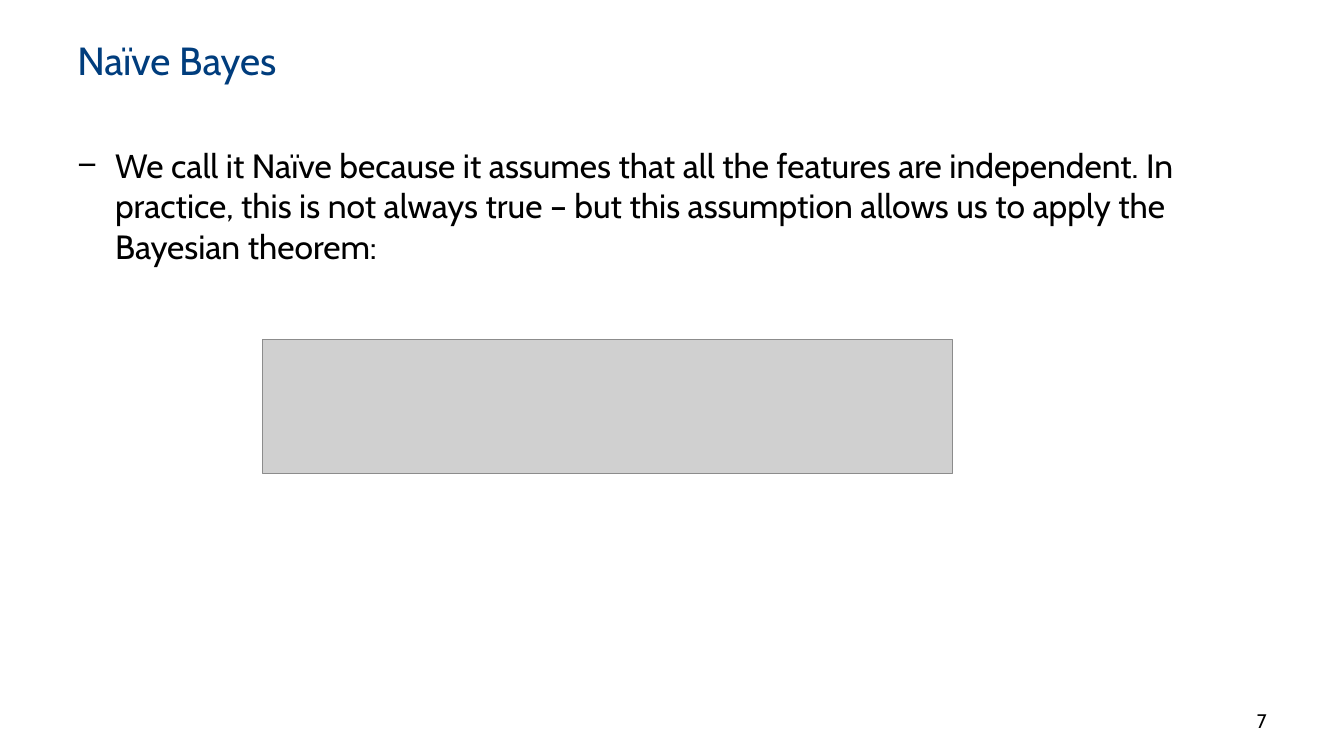
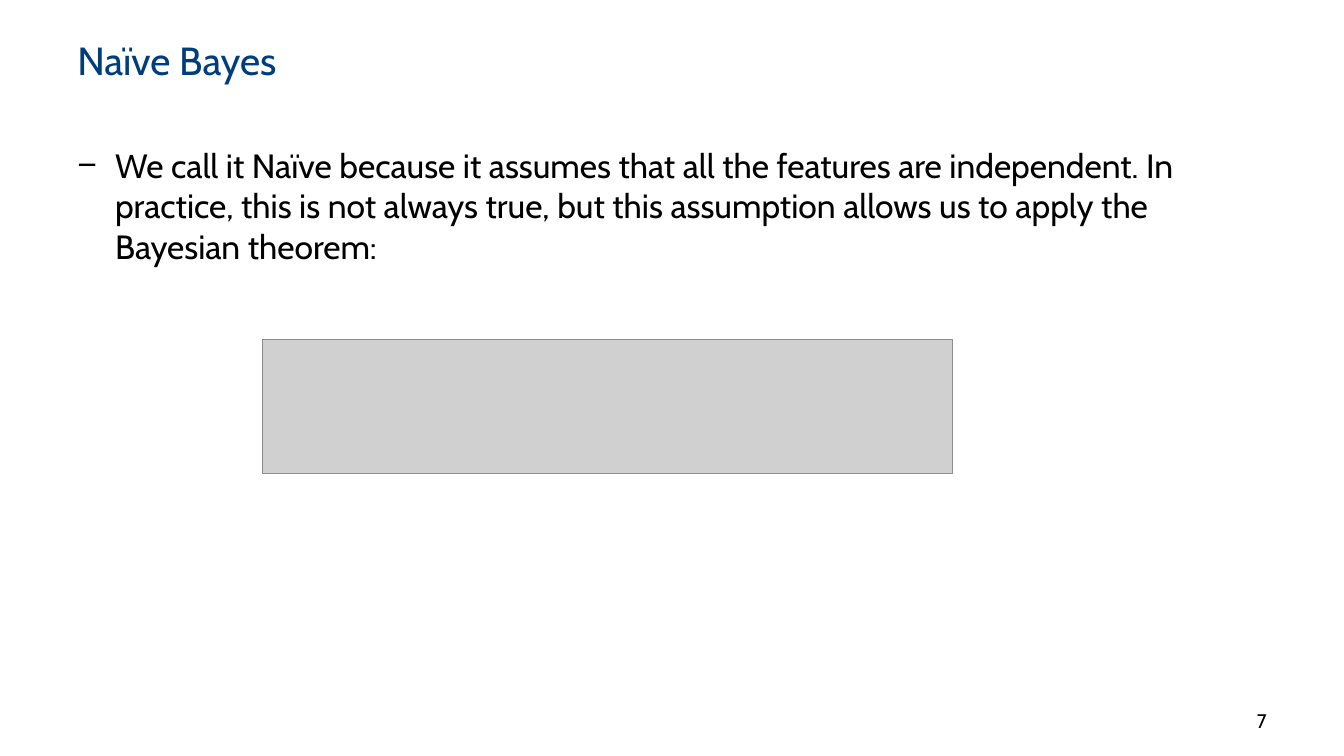
Before and after one commit to ML4NS/ml4ns.github.io, a slide deck: slide 7 of slides/04- Bayesian models/ML4NuerScience_BayesianModels.pptx. Drawn at 1344x756 pixels with LibreOffice and Linux fonts; fonts in the diff are those of the drawing; grey boxes stand for pictures; background and template pictures are left out. Boxes give left, top, right and bottom in pixels: in the first picture for what was removed or moved away, otherwise in the second. Text is boxed around its words. In the diff, an @@ line names an element or a change of style, - is before the commit and + after.

```diff
--- a/slides/04- Bayesian models/ML4NuerScience_BayesianModels.pptx
+++ b/slides/04- Bayesian models/ML4NuerScience_BayesianModels.pptx
@@ text at [115, 152, 1173, 267]: text changed @@
-− We call it Naïve because it assumes that all the features are independent. In practice, this is not always true – but this assumption allows us to apply the Bayesian theorem:
+− We call it Naïve because it assumes that all the features are independent. In practice, this is not always true, but this assumption allows us to apply the Bayesian theorem:
```
Also in this commit, not shown: 26 other slides changed, 2 slides added, 1 other file.
